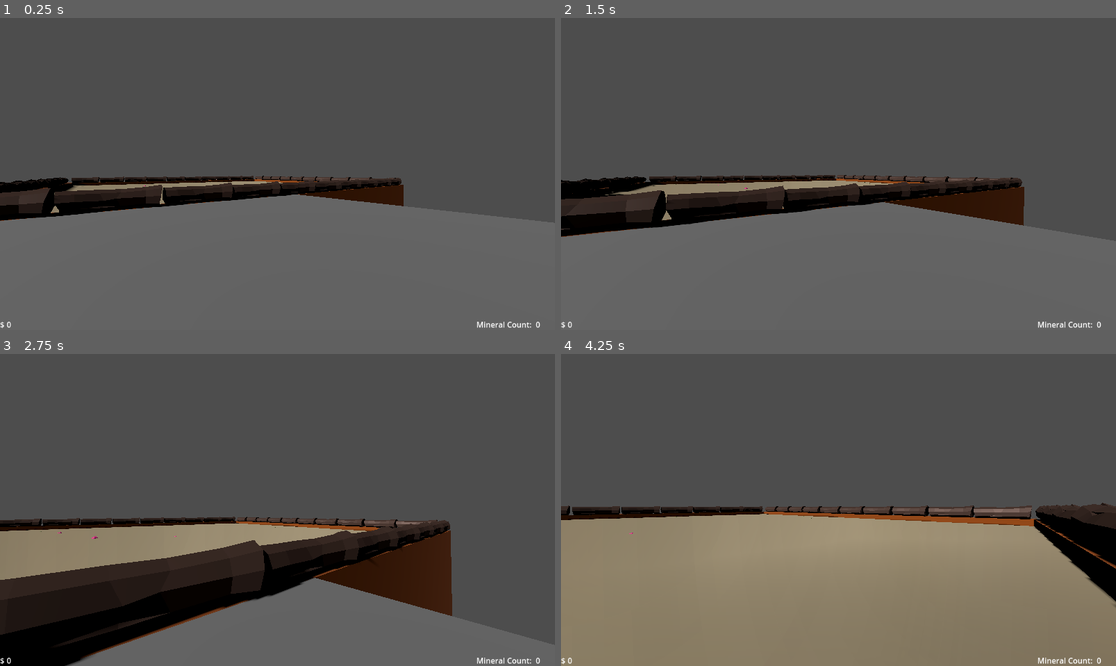
Above: before the commit, frames 1-4 (two rows, left to right).
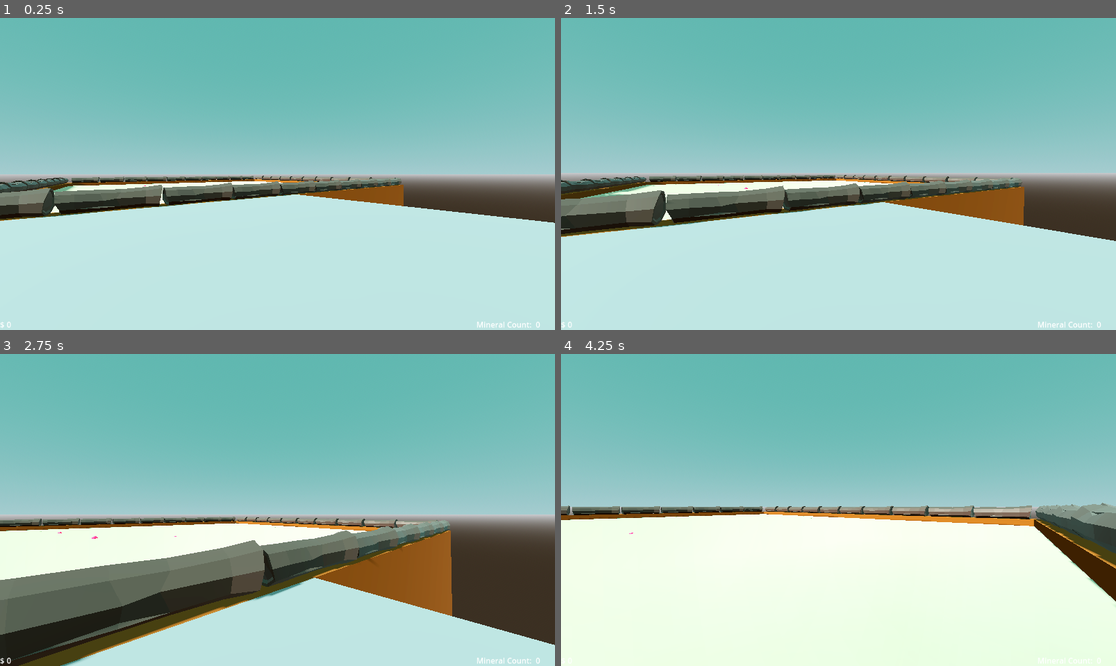
Above: after the commit, the same moments.

Repository: jasonkwan86/digging-vr-game
Game: Godot game, scene res://common/worlds/world_custom_terrain.tscn
Same seed, same stepped clock (60 frames per second), same inputs: the game is played once before the commit and once after it.
Inputs (mouse positions are in pixels of both pictures, inside the frame that each line leads up to):
- Up to frame 1 (0.25 s): no input
- Up to frame 2 (1.5 s): tap Enter (ui_accept) at 0.5, 0.77 s; move the mouse to (866, 174) at 0.52 s; hold W (move_forward) from 0.53 s (still down); click (866, 174) at 0.6 s; move the mouse to (810, 174) at 1.27 s; tap E (interact) at 1.35 s
- Up to frame 3 (2.75 s): keep holding W (move_forward); tap Enter (ui_accept) at 1.52 s; move the mouse to (288, 503) at 2.02 s; click (288, 503) at 2.1 s
- Up to frame 4 (4.25 s): keep holding W (move_forward); move the mouse to (832, 516) at 2.77 s; tap E (interact) at 2.85 s; tap Enter (ui_accept) at 3.02, 3.77 s; move the mouse to (877, 513) at 3.52 s; click (877, 513) at 3.6 s

The runs differ from the first frame. In frame 1, 99% of the frame differs, in the area x 0-100%, y 0-100%; in frame 2, 99%; in frame 3, 99%; in frame 4, 100%.

Commit message:
make crystal glow

Diff:
--- a/common/buried_items/variants/crystal/crystal_material.tres
+++ b/common/buried_items/variants/crystal/crystal_material.tres
@@ -5,5 +5,5 @@
 metallic = 0.38
 metallic_specular = 0.74
 emission_enabled = true
-emission = Color(0.23137255, 0.07450981, 0.16078432, 1)
+emission = Color(1, 0.07450981, 0.16078432, 1)
 emission_energy_multiplier = 1.5
--- a/common/worlds/world_custom_terrain.tscn
+++ b/common/worlds/world_custom_terrain.tscn
@@ -9,6 +9,24 @@
 [ext_resource type="PackedScene" uid="uid://bnhfm72f5dcqw" path="res://common/aesthetic_items/logs/wood-log.tscn" id="5_ycwdu"]
 [ext_resource type="PackedScene" uid="uid://c80hpgbwshdgs" path="res://common/buried_items/variants/money_wad/money_wad.tscn" id="7_qedbv"]
 
+[sub_resource type="ProceduralSkyMaterial" id="ProceduralSkyMaterial_ycwdu"]
+sky_top_color = Color(0.29411766, 0.5803922, 0.54901963, 1)
+sky_horizon_color = Color(0.50980395, 0.67058825, 0.6862745, 1)
+ground_horizon_color = Color(0.66224277, 0.6717428, 0.6867428, 1)
+
+[sub_resource type="Sky" id="Sky_qwd8j"]
+sky_material = SubResource("ProceduralSkyMaterial_ycwdu")
+
+[sub_resource type="Environment" id="Environment_yoapk"]
+background_mode = 2
+sky = SubResource("Sky_qwd8j")
+tonemap_mode = 2
+glow_enabled = true
+glow_levels/2 = 1.0
+glow_levels/4 = 0.5
+glow_levels/5 = 0.2
+glow_blend_mode = 1
+
 [sub_resource type="PlaneMesh" id="PlaneMesh_lnkuo"]
 size = Vector2(20, 20)
 
@@ -24,6 +42,9 @@
 
 [node name="World" type="Node3D"]
 
+[node name="WorldEnvironment" type="WorldEnvironment" parent="."]
+environment = SubResource("Environment_yoapk")
+
 [node name="DirectionalLight3D" type="DirectionalLight3D" parent="."]
 transform = Transform3D(-0.9991994, 0.016908817, -0.036261104, -1.2595007e-08, 0.90630794, 0.4226183, 0.040009692, 0.4222799, -0.90558225, 0, 5.995867, 0)
 shadow_enabled = true
@@ -231,5 +252,8 @@
 [node name="Crystal3" parent="Sandbox/BuriedItems" instance=ExtResource("5_fcoao")]
 transform = Transform3D(1, 0, 0, 0, 1, 0, 0, 0, 1, 17.397354, -0.88079625, -0.3148049)
 
+[node name="Crystal4" parent="Sandbox/BuriedItems" instance=ExtResource("5_fcoao")]
+transform = Transform3D(1, 0, 0, 0, 1, 0, 0, 0, 1, 22.332928, -0.27291462, 1.8737214)
+
 [node name="MoneyWad" parent="Sandbox/BuriedItems" instance=ExtResource("7_qedbv")]
 transform = Transform3D(1, 0, 0, 0, 1, 0, 0, 0, 1, 14.9500885, -0.39527965, 0.46335125)
Not shown: 1 places in common/worlds/world_custom_terrain.tscn that only renumber resources
